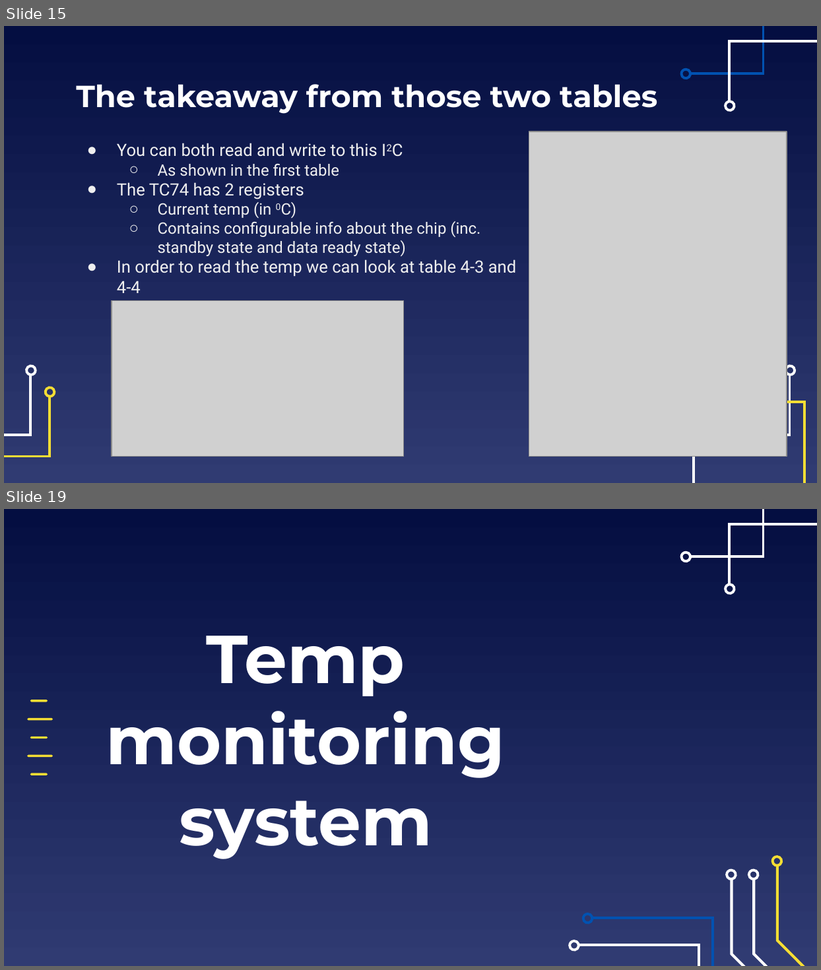
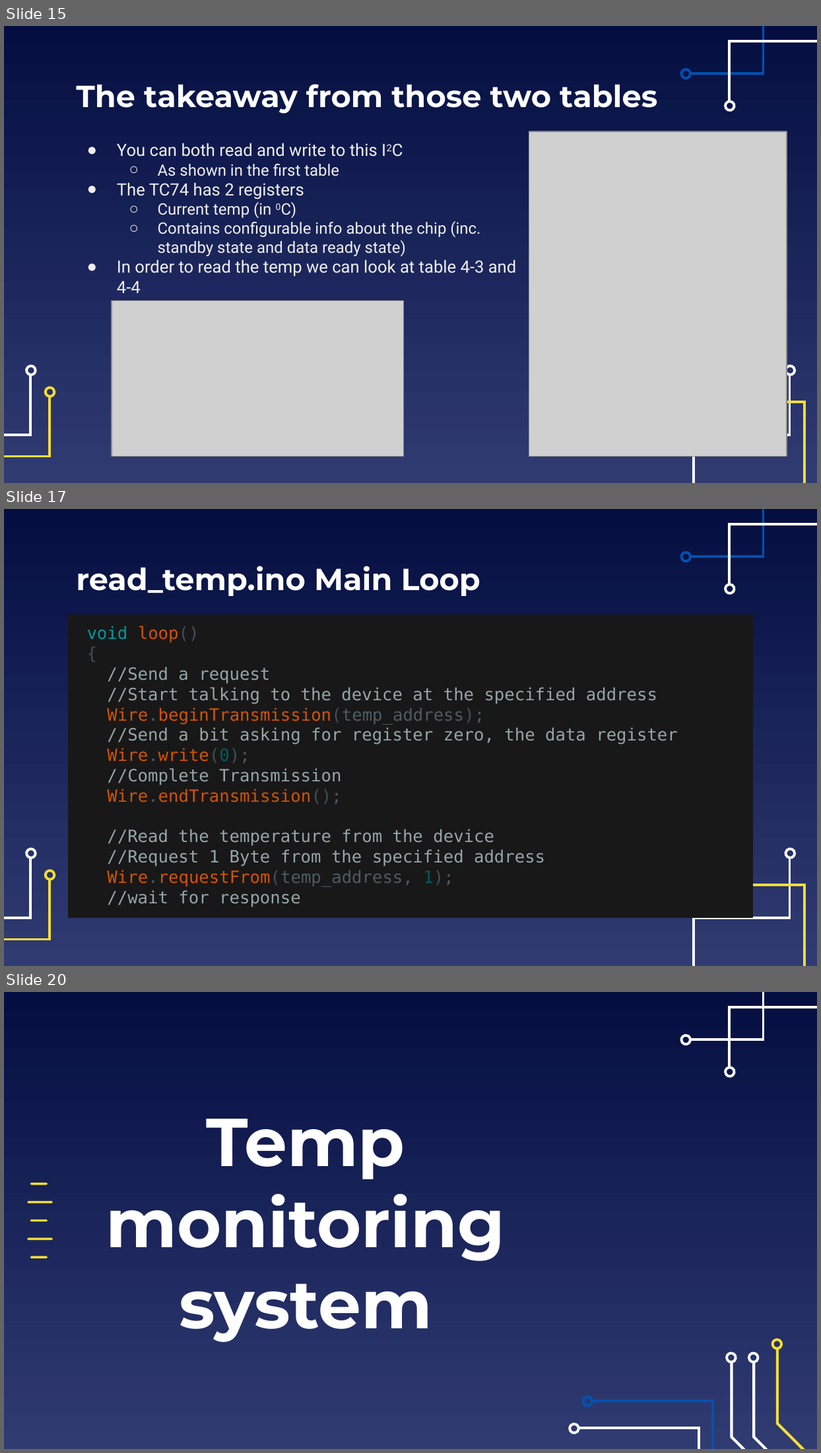
Before and after one commit to EELabMan/Arduino-6-I2C-bus, a slide deck: Arduino Workshop 6 I2C Bus.pptx. Shown one above the other, each under a label of ours: slides 15 and 19 before the commit, slides 15, 17 and 20 after it; the slides between them are not shown. The pictures are 821x970 and 821x1453 pixels, drawn with LibreOffice and Linux fonts; fonts in the diff are those of the drawing; grey boxes stand for pictures. Boxes give left, top, right and bottom in pixels: in the first picture for what was removed or moved away, otherwise in the second. Text is boxed around its words. In the diff, an @@ line names an element or a change of style, - is before the commit and + after.

```diff
--- a/Arduino Workshop 6 I2C Bus.pptx
+++ b/Arduino Workshop 6 I2C Bus.pptx
@@ slide 17 added at box(4, 509, 817, 966), background gradient #040E41 to #303B72; not listed: 11 template elements that a slide beside it also shows @@
@@ title added at box(76, 566, 481, 596), 27 pt, text #FFFFFF, bold @@
+read_temp.ino Main Loop
@@ text added at box(68, 615, 754, 919), fill #181818, 15 pt, text #95A5A6 @@
+void loop()
+{
+//Send a request
+//Start talking to the device at the specified address
+Wire.beginTransmission(temp_address);
+//Send a bit asking for register zero, the data register
+Wire.write(0);
+//Complete Transmission
+Wire.endTransmission();
+//Read the temperature from the device
+//Request 1 Byte from the specified address
+Wire.requestFrom(temp_address, 1);
+//wait for response
@@ what was slide 19 is now slide 20 @@
```
Also in this commit, not shown: 7 slides changed, 2 other slides added, 2 slides removed, 2 other files.
